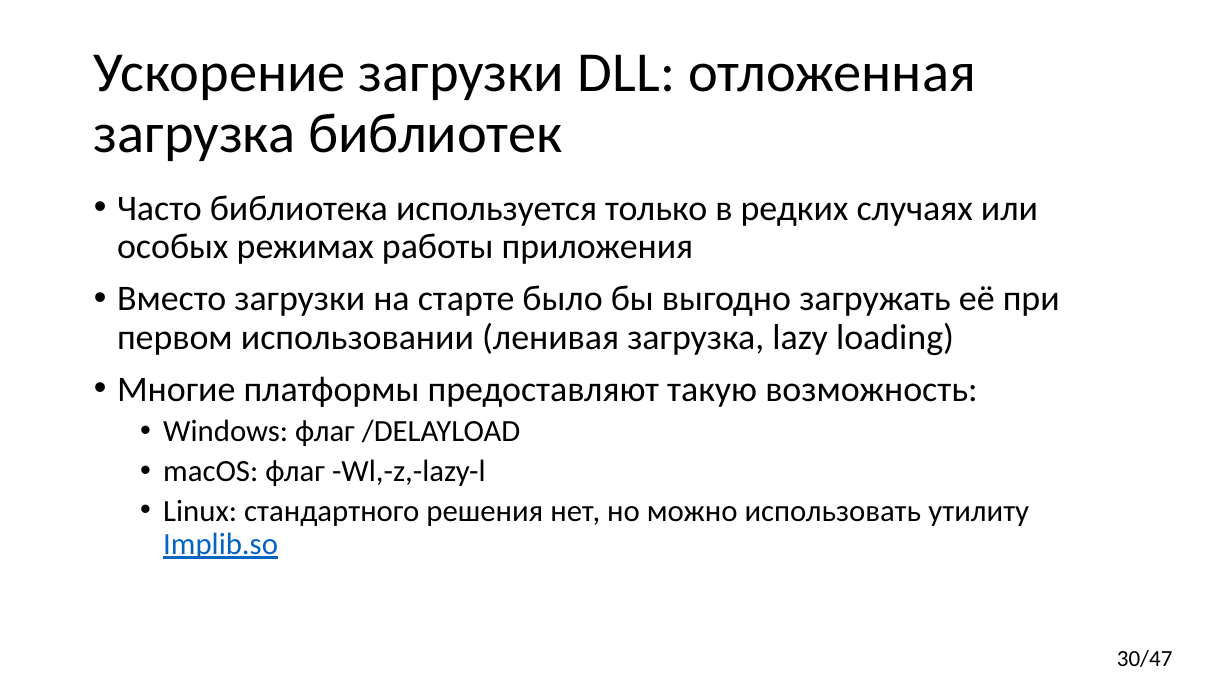
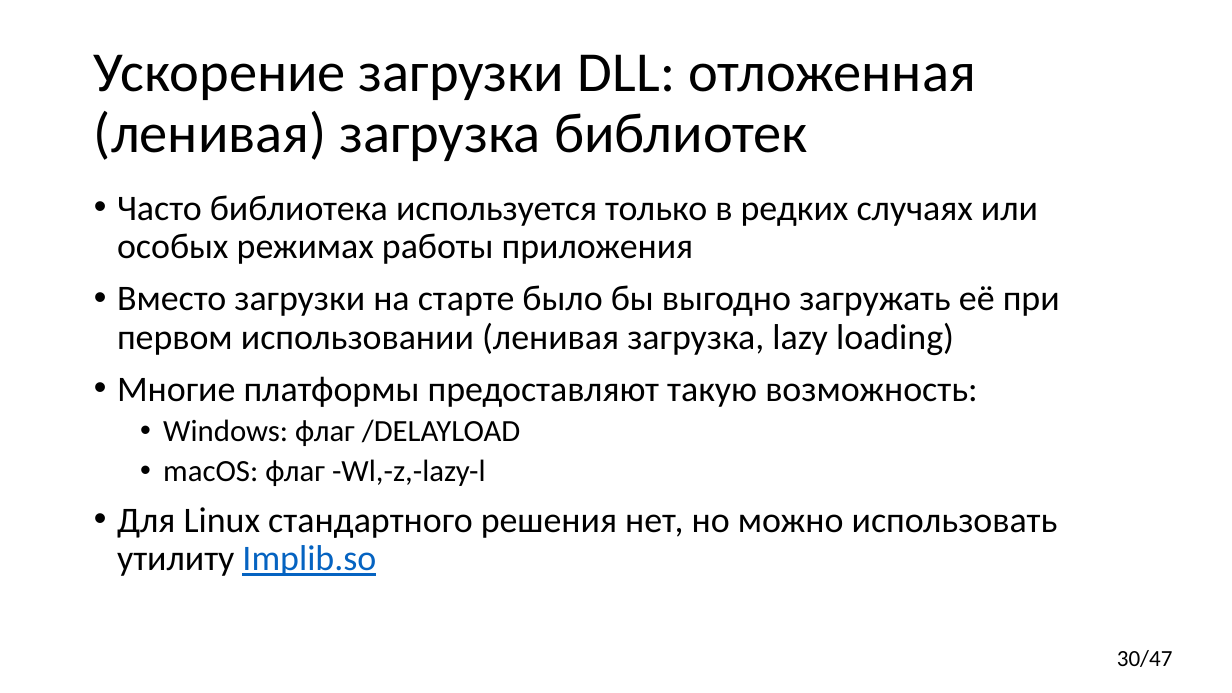
Before and after one commit to yugr/CppRussia, a slide deck: slide 30 of 2024/RU.pptx. Drawn at 1232x693 pixels with LibreOffice and Linux fonts; fonts in the diff are those of the drawing. Boxes give left, top, right and bottom in pixels: in the first picture for what was removed or moved away, otherwise in the second. Text is boxed around its words. In the diff, an @@ line names an element or a change of style, - is before the commit and + after.

```diff
--- a/2024/RU.pptx
+++ b/2024/RU.pptx
@@ title at box(94, 54, 976, 161): text changed @@
-Ускорение загрузки DLL: отложенная загрузка библиотек
+Ускорение загрузки DLL: отложенная (ленивая) загрузка библиотек
@@ text at box(117, 507, 1058, 576): text changed; size 24 to 28 pt @@
-  • Linux: стандартного решения нет, но можно использовать утилиту Implib.so
+• Для Linux стандартного решения нет, но можно использовать утилиту Implib.so
```
Also in this commit, not shown: 9 other slides changed, 1 slide added.
